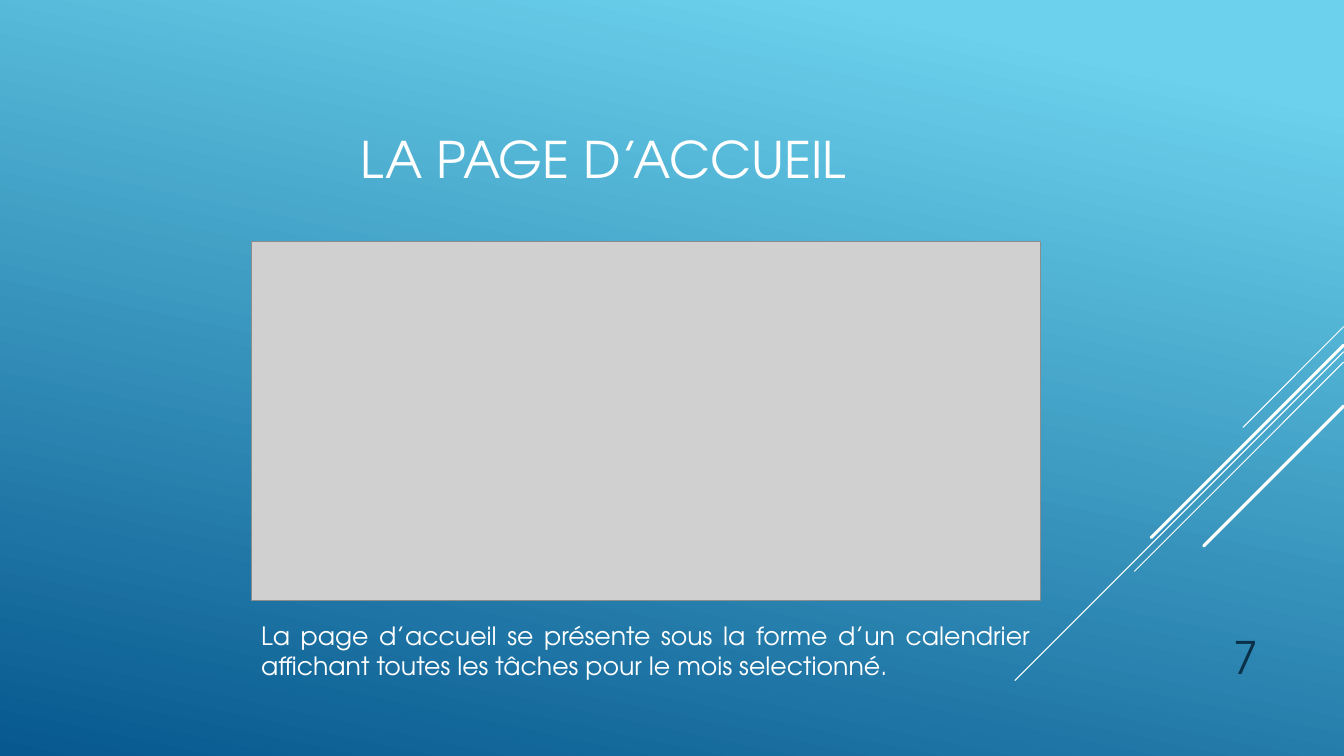
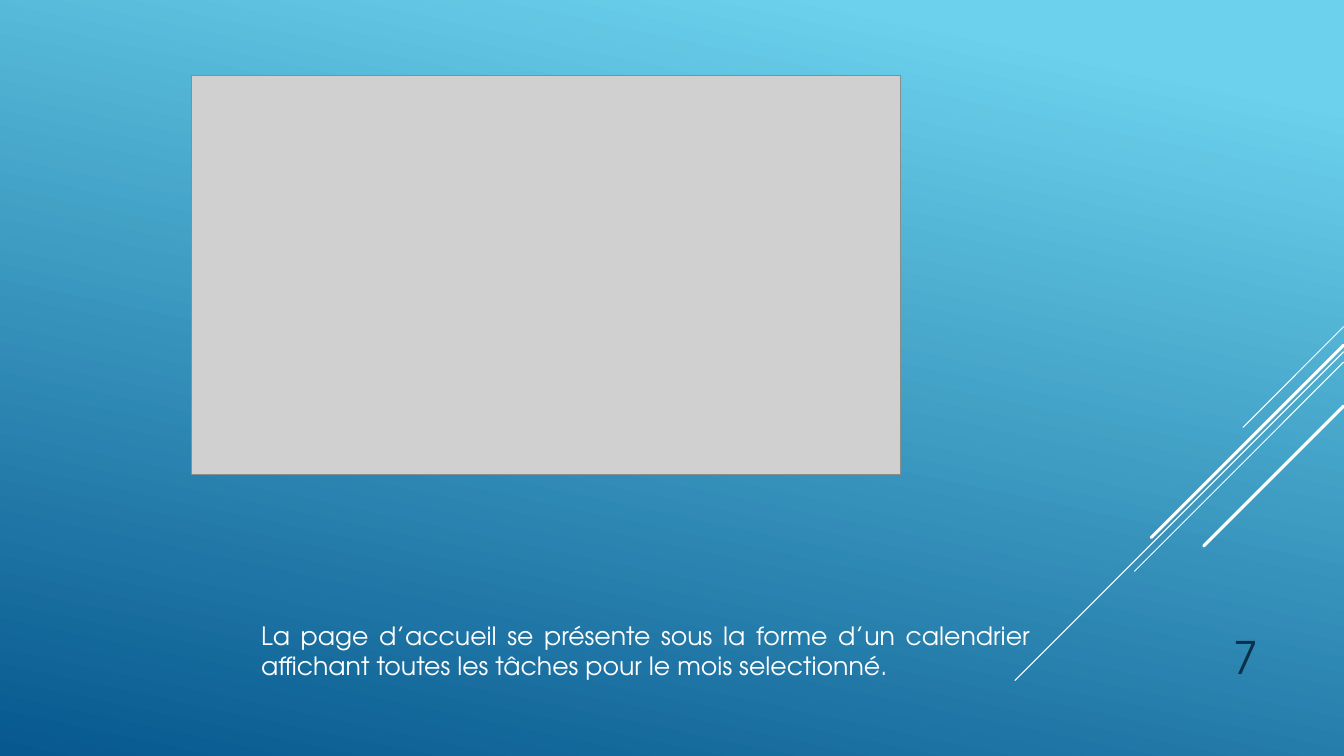
Before and after one commit to abarny/PTDawinSujet13, a slide deck: slide 7 of TeamShare.pptx. Drawn at 1344x756 pixels with LibreOffice and Linux fonts; fonts in the diff are those of the drawing; grey boxes stand for pictures. Boxes give left, top, right and bottom in pixels: in the first picture for what was removed or moved away, otherwise in the second. Text is boxed around its words. In the diff, an @@ line names an element or a change of style, - is before the commit and + after.

```diff
--- a/TeamShare.pptx
+++ b/TeamShare.pptx
@@ picture: place and size @@
-picture at (251,242,1041,601)
+picture at (192,76,900,474)
@@ title removed at (361,140,846,179) @@
-LA PAGE D’ACCUEIL
```
Also in this commit, not shown: 5 other slides changed, 1 slide added, 2 other files.
